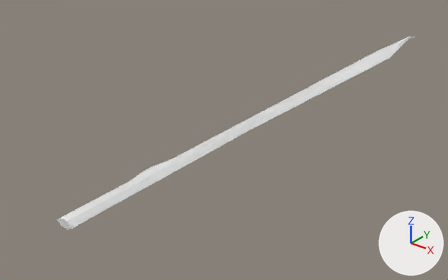
Before and after pictures for a commit that changed the glTF model godot/assets/waffen/modelle/degenklinge/t6_3.glb.
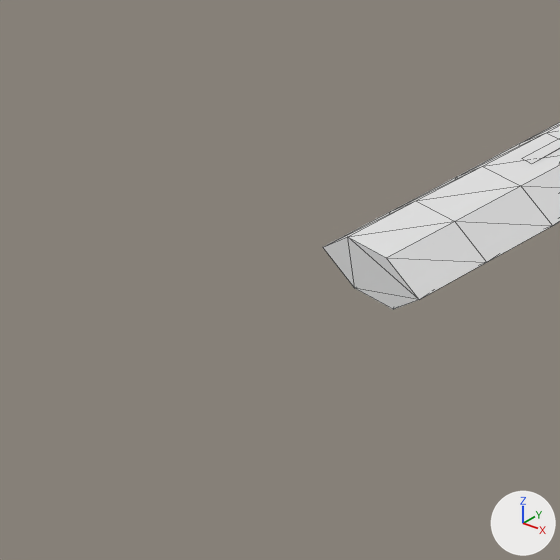
There are two pictures of each version: one whole from a 50 mm lens placed at (0.458, -0.202, 0.352), pointed at (-0.057, 0.442, -0.047), one close up on the part from 1% to 21% of the width and 64% to 97% of the height. The axes (+X, +Y, +Z) are drawn at lower right. The lights are the same throughout. The last two pictures show the newer version. The close-ups show mesh edges as thin lines. Vertices at exactly the same position are counted once.

The first close-up shows 'degenklinge_t6_3'.
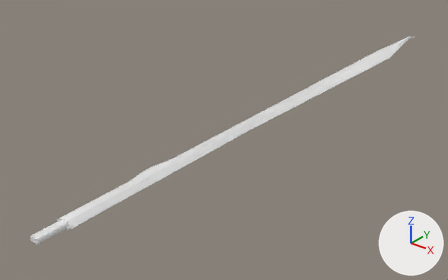
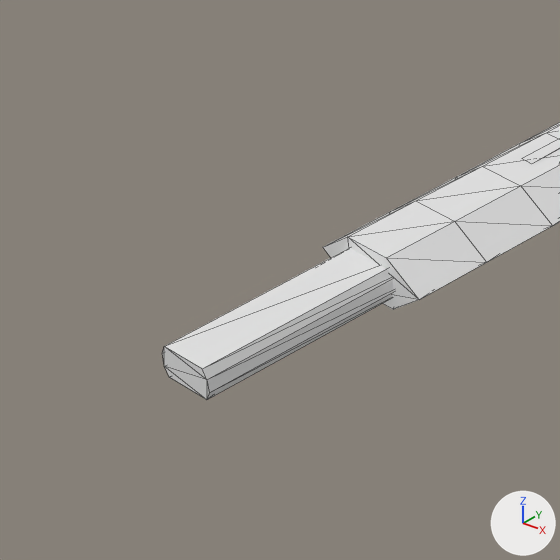
Boxes [x1, y1, x2, y2] around the edits, measured in the close-ups (560 x 560 px):
'degenklinge_t6_3', reshaped: before [323, 122, 560, 309]; after [162, 122, 560, 399]
part 1 of me_degenklinge_t6_3, added: after [162, 248, 394, 399]

Edits to the bpy script that builds the scene:
```text
Add mat_beschlag:
    mat_beschlag = principled_material('beschlag')
    mat_beschlag.base_color = (0.8, 0.8, 0.8)  # white #e7e7e7
Change me_degenklinge_t6_3:
    used by ob_degenklinge_t6_3; location = (0.0, 0.0, 0.0)
    remove me_degenklinge_t6_3.from_pydata(...)  # 397 vertices, 750 faces; spans x -0.017..0.026, y 0.112..0.966, z -0.005..0.005
    add me_degenklinge_t6_3.from_pydata(...)  # 413 vertices, 778 faces; spans x -0.017..0.026, y 0.075..0.966, z -0.005..0.005
    me_degenklinge_t6_3 part 1: a new loose piece of 16 vertices spanning x -0.006..0.006, y 0.075..0.119, z -0.003..0.003, in mat_beschlag (white #e7e7e7)
    add me_degenklinge_t6_3.materials.append(mat_beschlag)  # white #e7e7e7
```
